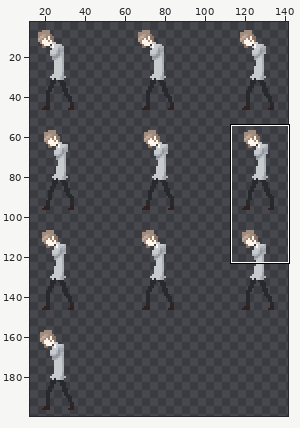
Sprite sheet, stored at Assets/Animation/Sprite/Selma/Shot_Lower.png. Above: a wide view before the commit, with the close-up outlined.
Close-up. Before the edit:
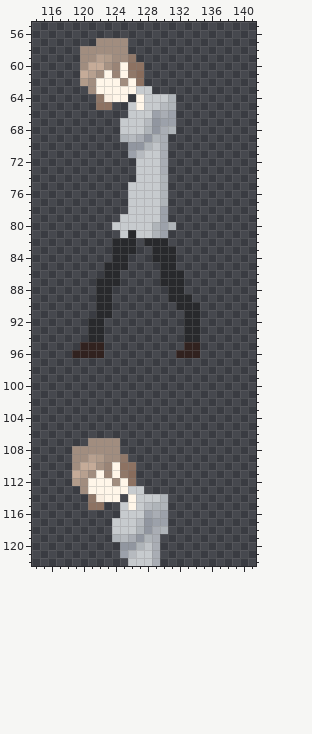
The file is 150x200 pixels. Colours within 5 levels of each other are drawn and written as one. Shown: x 114..141, y 55..122. The wide view leaves out empty margins. The commit also changed other parts of the picture, which this record leaves out.
After the commit:
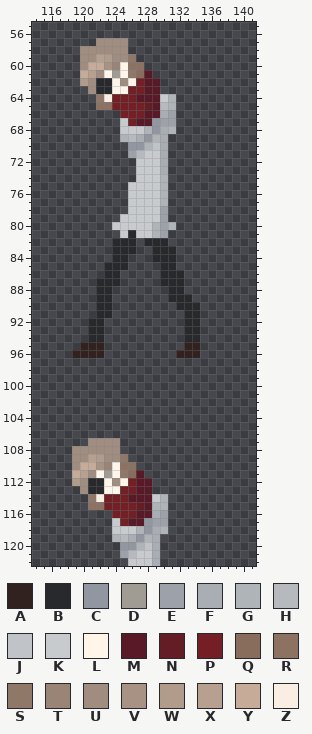
Palette (. is transparent): A #31221f  B #28292c  C #9196a0  D #a19c93  E #9ca1aa  F #a9adb4  G #afb4b9  H #b6babf  J #c0c4c8  K #c7cbce  L #fff6e9  M #591926  N #651d25  P #731f25  Q #886c5c  R #8d7262  S #907869  T #9a8476  U #a18d7f  V #a79283  W #b19b8a  X #b7a08f  Y #c5ab98  Z #f9eee1
Changes in this commit:
@@ x 120..131 @@
  60 UYYVTLRR....
- 61 YXULTLSQ....
- 62 WULLLULR....
- 63 .ULLLLLKK...
- 64 ..SZLL.LKKKG
- 65 ..RR..KLKKHG
- 66 ......KKKEFE
- 67 .....KKKHCEE
+ 61 YXULDLSQM...
+ 62 WUBBLULPMM..
+ 63 .UBBLLPPMM..
+ 64 ..SZPPPMMMKG
+ 65 ..RRPPPPNMHG
+ 66 .....PPPMMFE
+ 67 .....KPMMCEE
  68 .....KKKGCFG
@@ x 119..130 @@
 110 UYYVTLRR....
-111 YXULTLSQ....
-112 WULLLULR....
-113 .ULLLLLKK...
-114 ..SZLL.LKKKG
-115 ..RR..KLKHGG
-116 ......KKKEFE
-117 .....KKKHCEE
+111 YXULDLSQM...
+112 WUBBLULPMM..
+113 .UBBLLPPMM..
+114 ..SZPPPMMMKG
+115 ..RRPPPPNMGG
+116 .....PPPMMFE
+117 .....KPMMCEE
 118 .....KKKGCFG
Boxes around the changes in both close-ups, in picture pixels (x1, y1, x2, y2):
changed: (96, 70, 160, 126)
changed: (88, 470, 152, 526)
